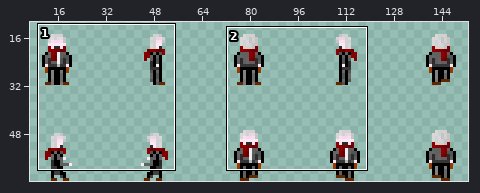
Sprite sheet, stored at Assets/Resources/Textures/Player.png. Above: a wide view before the commit, with the close-up outlined.
Close-up. Before:
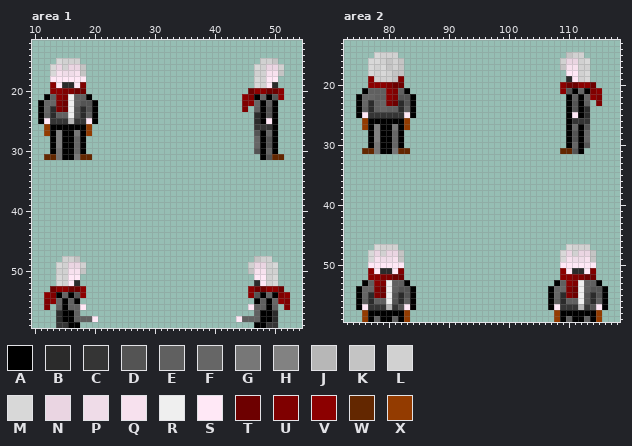
The file is 160x64 pixels. Colours within 5 levels of each other are drawn and written as one. Shown: area 1: x 10..54, y 12..59; area 2: x 73..118, y 13..59. The wide view leaves out empty margins. The commit also changed other parts of the picture, which this record leaves out.
Palette (. is transparent): A #000000  B #2b2b2b  C #353535  D #545454  E #606060  F #666666  G #777777  H #828282  J #b7b7b7  K #c4c4c4  L #d1d1d1  M #d8d8d8  N #ead5e2  P #efdce8  Q #f7e1ee  R #efefef  S #ffe8f6  T #6d0000  U #7f0000  V #8c0000  W #632700  X #933b00
The same view after the edit:
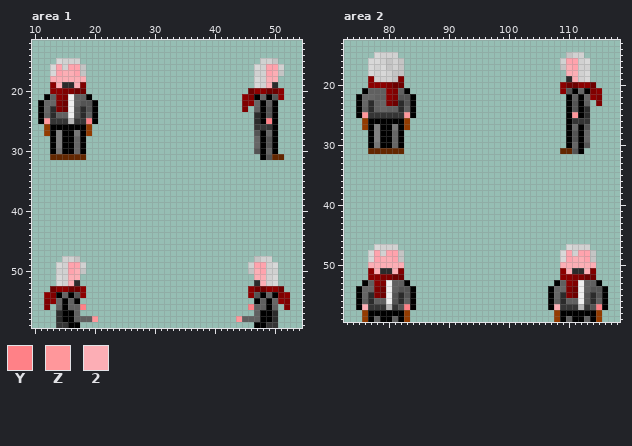
Colours new in this view: Y #ff8187  Z #ff979b  2 #fcaeb5
Changes in this commit:
colour N: #ead5e2 -> #ffa3ad
Changed rows in their new state; - is a pixel that keeps its letter.
Area 1:
first column x 13:
17 -N22N-------------------------------N2
18 222222------------------------------22
19 -2--2-------------------------------2-
first column x 12:
25 Z------Y-----------------------------Y
first column x 12:
31 .-WWWW-.
first column x 16:
50 N2-----------------------------2N
51 22-----------------------------22
52 2-------------------------------2
first column x 18:
56 Y---------------------------Y
58 --Z-----------------------Z--
Area 2:
first column x 110:
17 2N
18 22
19 -2
first column x 76:
25 Z------Z---------------------------Z
first column x 76:
31 .-WWWW-.
first column x 77:
49 -N22N----------------------------N22N-
50 222222--------------------------222222
51 -2--2----------------------------2--2-
first column x 76:
57 2------Y------------------------2------Y
